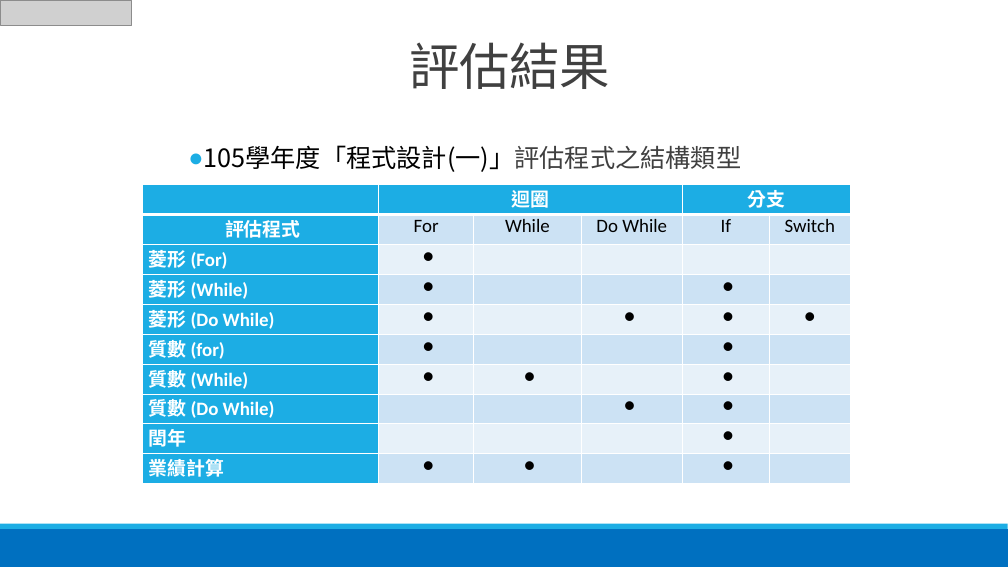
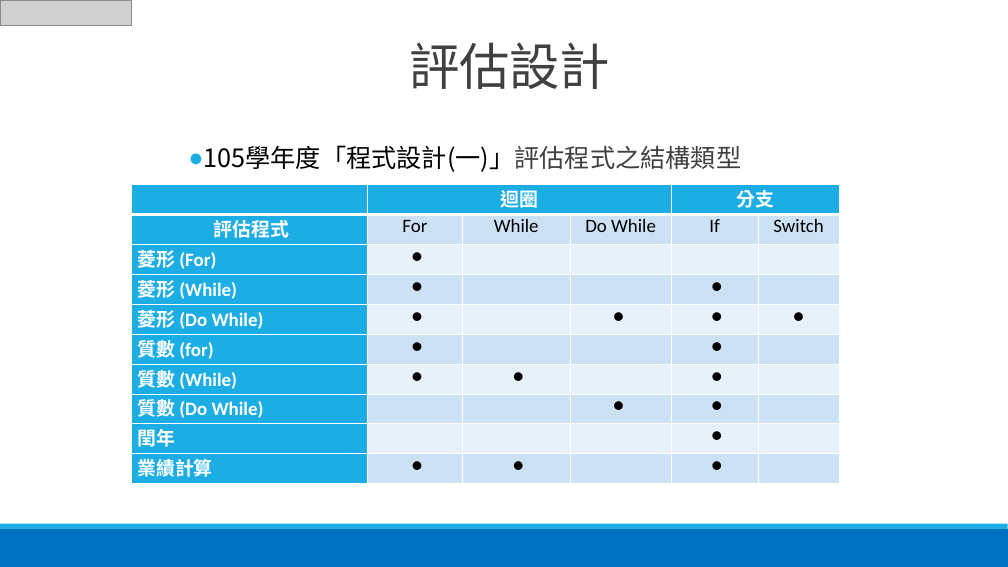
Before and after one commit to imnate/Paper, a slide deck: slide 38 of paper.pptx. Drawn at 1008x567 pixels with LibreOffice and Linux fonts; fonts in the diff are those of the drawing; grey boxes stand for pictures. Boxes give left, top, right and bottom in pixels: in the first picture for what was removed or moved away, otherwise in the second. Text is boxed around its words. In the diff, an @@ line names an element or a change of style, - is before the commit and + after.

```diff
--- a/paper.pptx
+++ b/paper.pptx
@@ text at bbox=[410, 42, 610, 89]: text changed @@
-評估結果
+評估設計
@@ table: place and size @@
-table at bbox=[143, 185, 851, 483]
+table at bbox=[132, 185, 839, 483]
```
Also in this commit, not shown: 5 other slides changed, 44 other files.
